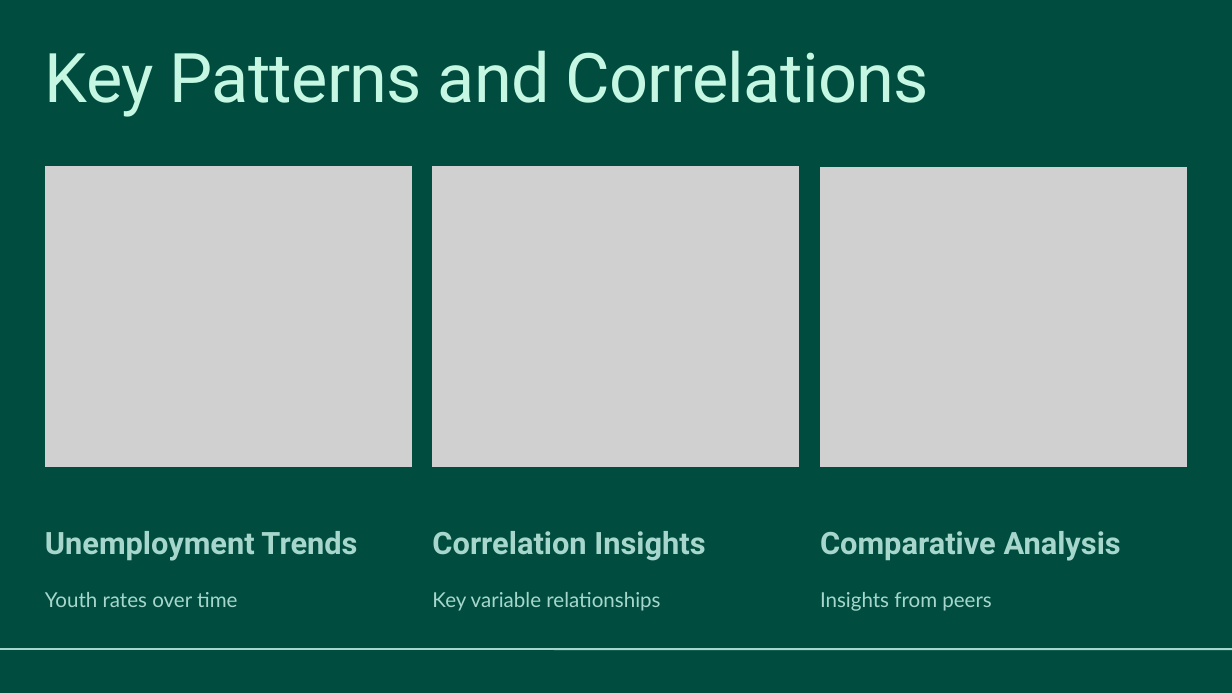
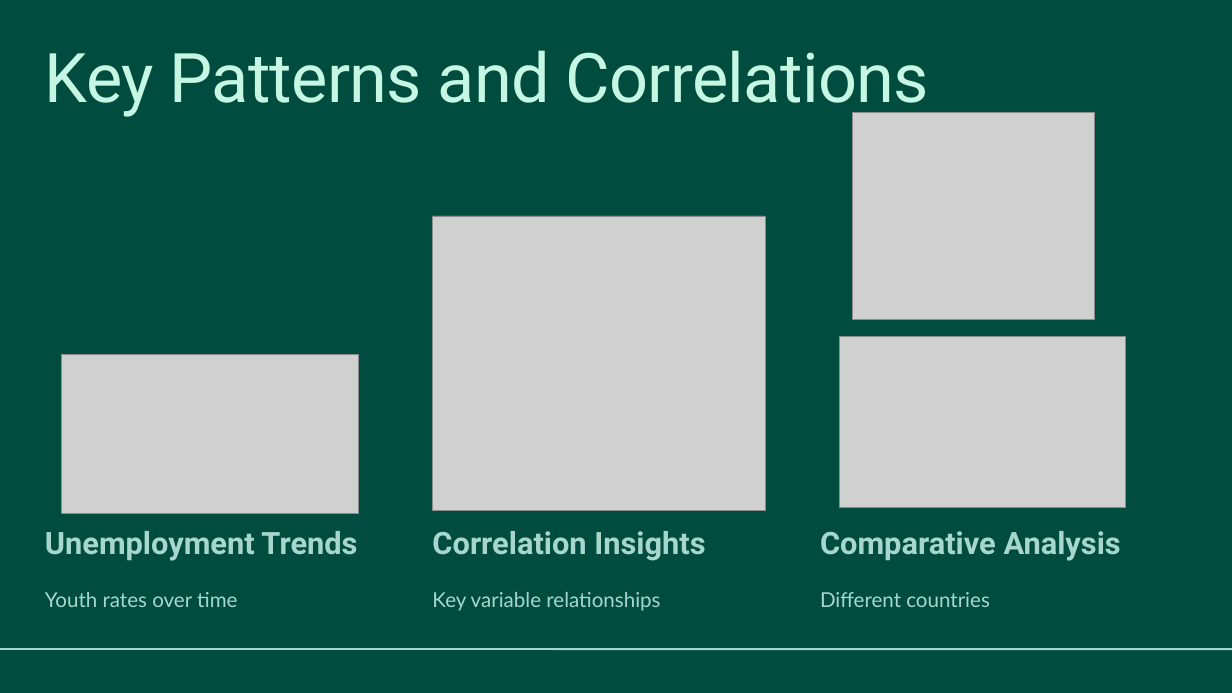
Before and after one commit to MphephuSamuel/ai-project, a slide deck: slide 7 of Presentation - AI.pptx. Drawn at 1232x693 pixels with LibreOffice and Linux fonts; fonts in the diff are those of the drawing; grey boxes stand for pictures. Boxes give left, top, right and bottom in pixels: in the first picture for what was removed or moved away, otherwise in the second. Text is boxed around its words. In the diff, an @@ line names an element or a change of style, - is before the commit and + after.

```diff
--- a/Presentation - AI.pptx
+++ b/Presentation - AI.pptx
@@ picture added at box(852, 113, 1094, 319) @@
@@ picture removed at box(45, 166, 412, 467) @@
@@ picture removed at box(820, 167, 1187, 468) @@
@@ picture: place and size @@
-picture at box(432, 166, 800, 467)
+picture at box(432, 216, 765, 510)
@@ picture added at box(62, 355, 358, 514) @@
@@ picture added at box(839, 336, 1125, 508) @@
@@ text at box(820, 592, 990, 607): text changed @@
-Insights from peers
+Different countries
```
Also in this commit, not shown: 3 other slides changed.
